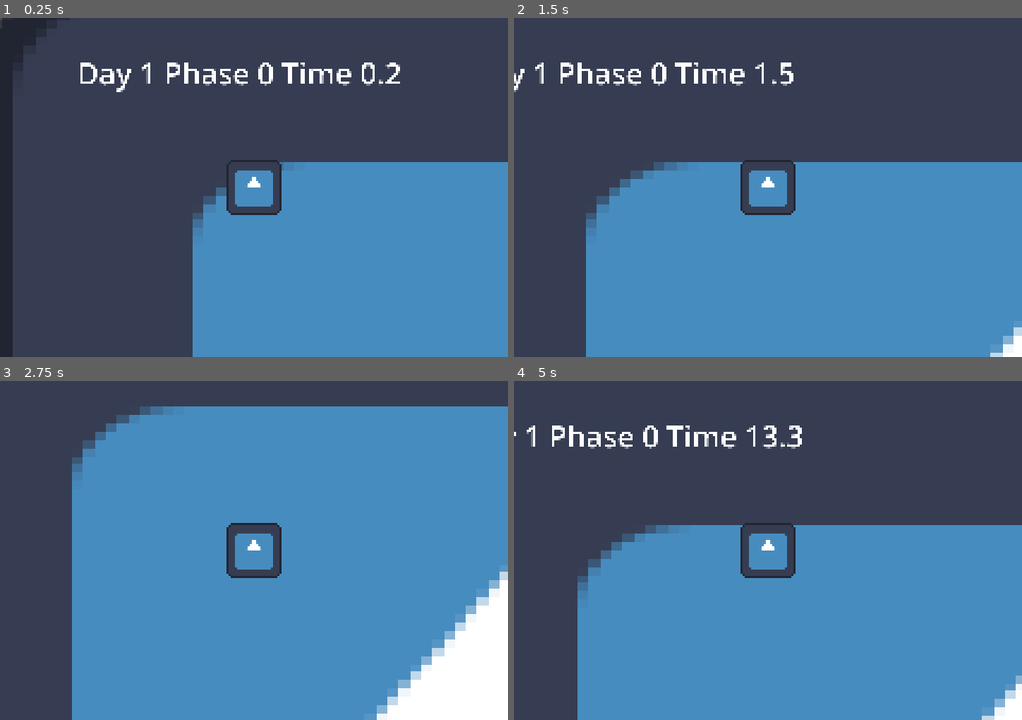
Above: before the commit, frames 1-4 (two rows, left to right).
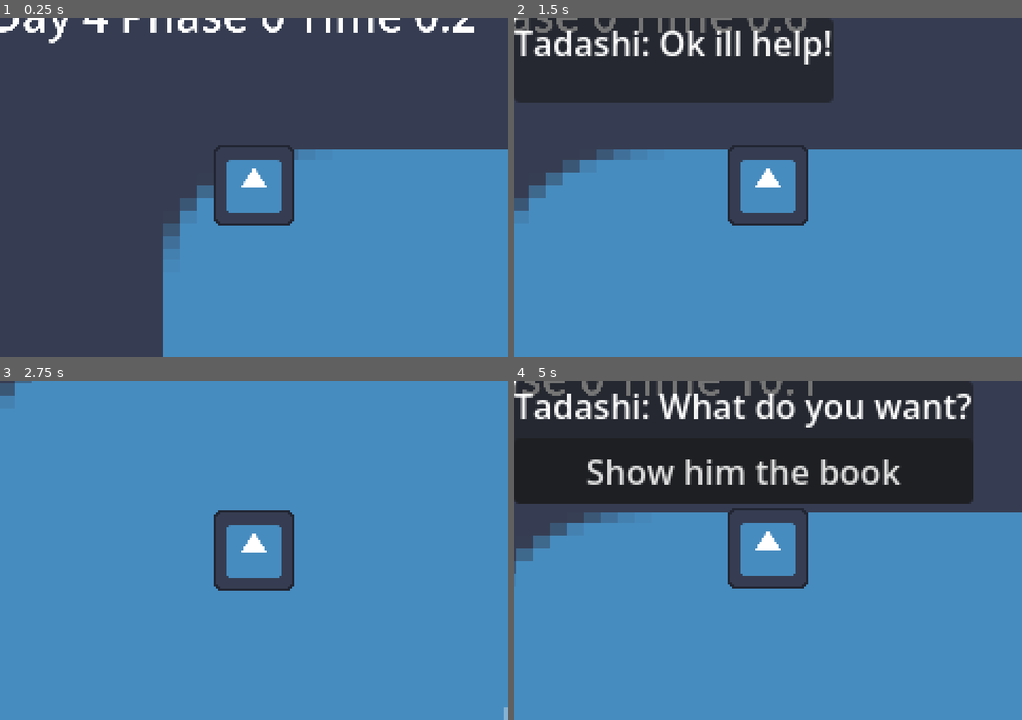
Above: after the commit, the same moments.

Repository: chickengamer555/7-days-of-rain-B1T-jam
Game: Godot game, scene res://Main/main.tscn
Two runs of this game, one before a commit and one after it. Both use one fixed random seed, a clock stepped at 60 frames per second and the inputs below. The engine's default icon, where the game draws it, is replaced by a stand-in: a white triangle on a blue panel in a dark square.
Inputs (mouse positions are in pixels of both pictures, inside the frame that each line leads up to):
- Up to frame 1 (0.25 s): no input
- Up to frame 2 (1.5 s): hold Right (right) 0.53-1.25 s; hold E (Interact) 0.53-1.25 s; tap Q (Ledger) at 0.8 s; click (742, 109) at 1.25 s, where only the run after the commit has a clickable "Show him the book"
- Up to frame 3 (2.75 s): tap Enter at 2 s; hold S (down) from 2.03 s (still down); tap Q (Ledger) at 2.1 s; tap E (Interact) at 2.3 s
- Up to frame 4 (5 s): release S (down) at 2.78 s; hold Right (right) 2.78-3.53 s; hold F (Fast_foward) 2.78-3.53 s; tap Q (Ledger) at 3.05 s; hold W (up) 3.53-4.28 s; tap E (Interact) at 3.6 s; hold A (left) from 4.28 s (still down); hold Q (Ledger) from 4.28 s (still down)

The runs differ from the first frame. In frame 1, 12% of the frame differs, in the area x 0-100%, y 0-100%; in frame 2, 29%; in frame 3, 31%; in frame 4, 46%.

Commit message:
Finished base for the dynamic framework

Diff:
--- a/Dialouge/dialogue_choice.gd
+++ b/Dialouge/dialogue_choice.gd
@@ -3,7 +3,8 @@
 
 @export var label: String = ""
 @export var next_id: String = ""
-
+@export var effect: Effect
+@export var condition: Condition
 
 ## The text shown on the player's button: `label` with every inline `{...}` tag removed.
 func display_label() -> String:
--- a/Dialouge/dialogue_node.gd
+++ b/Dialouge/dialogue_node.gd
@@ -6,7 +6,8 @@
 @export var speaker: String = ""
 @export var text: String = ""
 @export var choices: Array[DialogueChoice] = []
-
+@export var effect: Effect
+@export var condition: Condition
 
 ## The spoken line to show: `text` with every inline `{...}` tag removed.
 func display_text() -> String:
--- a/Main/main.tscn
+++ b/Main/main.tscn
@@ -3,6 +3,9 @@
 [ext_resource type="Texture2D" uid="uid://8ia57vbc23j3" path="res://icon.svg" id="1_2w1kt"]
 [ext_resource type="PackedScene" uid="uid://di4xy37qbc6wq" path="res://Player/player.tscn" id="2_qvhan"]
 [ext_resource type="Script" uid="uid://bpmospghawpiw" path="res://Main/clock_test.gd" id="3_qvhan"]
+[ext_resource type="Script" uid="uid://cc26361lqegxd" path="res://Main/rule_test.gd" id="4_eunhr"]
+[ext_resource type="Resource" uid="uid://bsle7vqddyrc8" path="res://data/Npcs/tadashi.tres" id="5_k3v36"]
+[ext_resource type="Script" uid="uid://bf4cxcshmclos" path="res://Main/talk_test.gd" id="6_liyct"]
 
 [node name="Main" type="Node2D" unique_id=1734866862]
 
@@ -22,3 +25,24 @@
 theme_override_font_sizes/font_size = 70
 text = "test"
 script = ExtResource("3_qvhan")
+
+[node name="Node" type="Node" parent="." unique_id=389967113]
+script = ExtResource("4_eunhr")
+npc = ExtResource("5_k3v36")
+
+[node name="TalkTest" type="CanvasLayer" parent="." unique_id=1236414903]
+script = ExtResource("6_liyct")
+npc = ExtResource("5_k3v36")
+
+[node name="Box" type="PanelContainer" parent="TalkTest" unique_id=518961776]
+offset_right = 40.0
+offset_bottom = 40.0
+
+[node name="VBox" type="VBoxContainer" parent="TalkTest/Box" unique_id=1897566098]
+layout_mode = 2
+
+[node name="Line" type="Label" parent="TalkTest/Box/VBox" unique_id=1335293989]
+layout_mode = 2
+
+[node name="Choices" type="VBoxContainer" parent="TalkTest/Box/VBox" unique_id=453589110]
+layout_mode = 2
--- /dev/null
+++ b/Main/rule_test.gd
@@ -0,0 +1,20 @@
+extends Node
+
+@export var npc: NPCData
+# Called when the node enters the scene tree for the first time.
+func _ready() -> void:
+	print_rule()
+	Clock.day = 4
+	print_rule()
+	Flags.add("has_cost_book")
+	print_rule()
+
+func print_rule():
+	for rule in npc.rules:
+		if rule.condition == null or rule.condition.is_met():
+			print(rule.tree.resource_path)
+			return
+
+# Called every frame. 'delta' is the elapsed time since the previous frame.
+func _process(delta: float) -> void:
+	pass
--- /dev/null
+++ b/Main/talk_test.gd
@@ -0,0 +1,71 @@
+extends CanvasLayer
+
+@export var npc: NPCData
+
+@onready var box = $Box
+@onready var line = $Box/VBox/Line
+@onready var choices = $Box/VBox/Choices
+
+var walker = DialoguePlayer.new() # goes through tree and box shows it
+var talking = false
+
+func _ready():
+		add_child(walker)
+		box.hide()
+
+func _unhandled_input(event):
+		if not event.is_action_pressed("Interact"):
+				return
+		if not talking:
+				start_talking()
+		elif walker.available_choices().is_empty():
+				stop_talking() # Nothing left so close
+
+func start_talking():
+		var tree = pick_tree()
+		if tree == null:
+				return
+		talking = true
+		Clock.running = false # Time doesnt run when talking (can change)
+		box.show()
+		walker.begin(tree)
+		show_node()
+
+func stop_talking():
+		talking = false
+		Clock.running = true
+		box.hide()
+
+
+func pick_tree():
+		for rule in npc.rules:
+				if rule != null and (rule.condition == null or rule.condition.is_met()):
+						return rule.tree
+		return null
+
+func show_node():
+		var node = walker.current_node()
+		line.text = node.speaker + ": " + node.display_text()
+		if node.effect != null:
+				node.effect.apply()
+
+		for old in choices.get_children():
+				choices.remove_child(old)
+				old.queue_free()
+
+		for i in walker.available_choices():
+				var button = Button.new()
+				button.text = node.choices[i].display_label()
+				button.pressed.connect(pick_choice.bind(i))
+				choices.add_child(button)
+
+func pick_choice(i):
+		var choice = walker.current_node().choices[i]
+		if choice.effect != null:
+				choice.effect.apply()
+		var ends_here = choice.link_target() == ""
+		walker.choose(i)
+		if ends_here:
+				stop_talking()
+		else:
+				show_node()
--- a/Player/player.tscn
+++ b/Player/player.tscn
@@ -18,5 +18,5 @@
 [node name="Sprite2D" type="Sprite2D" parent="." unique_id=604862849]
 texture = ExtResource("1_l8h54")
 
-[node name="Camera2D" type="Camera2D" parent="." unique_id=1006953113]
-zoom = Vector2(0.2, 0.2)
+[node name="Camera2D" type="Camera2D" parent="." unique_id=1616005194]
+zoom = Vector2(0.3, 0.3)
--- /dev/null
+++ b/data/Dialouge/Tadashi/tadashi_confront.tres
@@ -0,0 +1,40 @@
+[gd_resource type="Resource" script_class="DialogueTree" format=3 uid="uid://ubyjnjdbv781"]
+
+[ext_resource type="Script" uid="uid://c3bdbn2jbepsa" path="res://Dialouge/dialogue_node.gd" id="1_t3cyd"]
+[ext_resource type="Script" uid="uid://bocbuuj64elde" path="res://Dialouge/dialogue_choice.gd" id="2_0s0xi"]
+[ext_resource type="Script" uid="uid://1m7x43xe4t0i" path="res://Dialouge/dialogue_tree.gd" id="2_p1aeb"]
+[ext_resource type="Script" uid="uid://bi35u3p34l30b" path="res://data/classes/EFFECT.gd" id="3_0s0xi"]
+
+[sub_resource type="Resource" id="Resource_p1aeb"]
+script = ExtResource("3_0s0xi")
+add_ledger = Array[String](["E4"])
+add_flags = Array[String](["tadashi_agrees"])
+metadata/_custom_type_script = "uid://bi35u3p34l30b"
+
+[sub_resource type="Resource" id="Resource_7ofpc"]
+script = ExtResource("1_t3cyd")
+id = "agrees"
+speaker = "Tadashi"
+text = "Ok ill help!"
+effect = SubResource("Resource_p1aeb")
+metadata/_custom_type_script = "uid://c3bdbn2jbepsa"
+
+[sub_resource type="Resource" id="Resource_aoiv7"]
+script = ExtResource("2_0s0xi")
+label = "Show him the book"
+next_id = "agrees"
+metadata/_custom_type_script = "uid://bocbuuj64elde"
+
+[sub_resource type="Resource" id="Resource_0s0xi"]
+script = ExtResource("1_t3cyd")
+id = "start"
+speaker = "Tadashi"
+text = "What do you want?"
+choices = Array[ExtResource("2_0s0xi")]([SubResource("Resource_aoiv7")])
+metadata/_custom_type_script = "uid://c3bdbn2jbepsa"
+
+[resource]
+script = ExtResource("2_p1aeb")
+start_id = "start"
+nodes = Array[ExtResource("1_t3cyd")]([SubResource("Resource_7ofpc"), SubResource("Resource_0s0xi")])
+metadata/_custom_type_script = "uid://1m7x43xe4t0i"
--- /dev/null
+++ b/data/Dialouge/Tadashi/tadashi_idle.tres
@@ -0,0 +1,18 @@
+[gd_resource type="Resource" script_class="DialogueTree" format=3 uid="uid://bfhj7djt0p3f6"]
+
+[ext_resource type="Script" uid="uid://c3bdbn2jbepsa" path="res://Dialouge/dialogue_node.gd" id="1_m1o6t"]
+[ext_resource type="Script" uid="uid://bocbuuj64elde" path="res://Dialouge/dialogue_choice.gd" id="2_0v8xq"]
+[ext_resource type="Script" uid="uid://1m7x43xe4t0i" path="res://Dialouge/dialogue_tree.gd" id="3_p2i2b"]
+
+[sub_resource type="Resource" id="Resource_x58ub"]
+script = ExtResource("1_m1o6t")
+id = "start"
+speaker = "tadashi"
+text = "Tadashi fall back line"
+metadata/_custom_type_script = "uid://c3bdbn2jbepsa"
+
+[resource]
+script = ExtResource("3_p2i2b")
+start_id = "start"
+nodes = Array[ExtResource("1_m1o6t")]([SubResource("Resource_x58ub")])
+metadata/_custom_type_script = "uid://1m7x43xe4t0i"
--- /dev/null
+++ b/data/Npcs/tadashi.tres
@@ -0,0 +1,33 @@
+[gd_resource type="Resource" script_class="NPCData" format=3 uid="uid://bsle7vqddyrc8"]
+
+[ext_resource type="Script" uid="uid://dn6pv6t3qvn8d" path="res://data/classes/CONVERSATIOM_RULE.gd" id="1_6mdjr"]
+[ext_resource type="Script" uid="uid://brnj2crn66sd3" path="res://data/classes/CONDITION.gd" id="2_idt7p"]
+[ext_resource type="Script" uid="uid://c3x5k0vs6q56c" path="res://data/classes/NPC_DATA.gd" id="2_po5mu"]
+[ext_resource type="Resource" uid="uid://ubyjnjdbv781" path="res://data/Dialouge/Tadashi/tadashi_confront.tres" id="3_idt7p"]
+[ext_resource type="Resource" uid="uid://bfhj7djt0p3f6" path="res://data/Dialouge/Tadashi/tadashi_idle.tres" id="4_nqqh8"]
+
+[sub_resource type="Resource" id="Resource_7ofpc"]
+script = ExtResource("2_idt7p")
+needs_flags = Array[String](["has_cost_book"])
+from_day = 4
+to_day = 4
+to_phase = 0
+metadata/_custom_type_script = "uid://brnj2crn66sd3"
+
+[sub_resource type="Resource" id="Resource_aoiv7"]
+script = ExtResource("1_6mdjr")
+condition = SubResource("Resource_7ofpc")
+tree = ExtResource("3_idt7p")
+metadata/_custom_type_script = "uid://dn6pv6t3qvn8d"
+
+[sub_resource type="Resource" id="Resource_7fu7r"]
+script = ExtResource("1_6mdjr")
+tree = ExtResource("4_nqqh8")
+metadata/_custom_type_script = "uid://dn6pv6t3qvn8d"
+
+[resource]
+script = ExtResource("2_po5mu")
+id = "tadashi"
+display_name = "Tadashi"
+rules = Array[ExtResource("1_6mdjr")]([SubResource("Resource_aoiv7"), SubResource("Resource_7fu7r")])
+metadata/_custom_type_script = "uid://c3x5k0vs6q56c"
--- /dev/null
+++ b/data/classes/CONVERSATIOM_RULE.gd
@@ -0,0 +1,5 @@
+class_name ConversationRule
+extends Resource
+
+@export var condition: Condition
+@export var tree: DialogueTree
--- /dev/null
+++ b/data/classes/EFFECT.gd
@@ -0,0 +1,11 @@
+class_name Effect
+extends Resource
+
+@export var add_ledger: Array[String] = [] #Ledgers to give
+@export var add_flags: Array[String] = [] #Flags to give
+
+func apply():
+	for id in add_ledger:
+		Ledger.learn(id) # Go through ledger and add each one
+	for tag in add_flags:
+		Flags.add(tag) # Go through all flags and store each one
--- /dev/null
+++ b/data/classes/NPC_DATA.gd
@@ -0,0 +1,6 @@
+class_name NPCData
+extends Resource
+
+@export var id: String = "" # Name used in tags
+@export var display_name: String = "" # Name player see
+@export var rules: Array[ConversationRule] = [] # What they say in order
Not shown, changed: Dialouge/note for judges.txt
Not shown, added: Main/rule_test.gd.uid
Not shown, added: Main/talk_test.gd.uid
Not shown, added: data/classes/CONVERSATIOM_RULE.gd.uid
Not shown, added: data/classes/EFFECT.gd.uid
Not shown, added: data/classes/NPC_DATA.gd.uid
